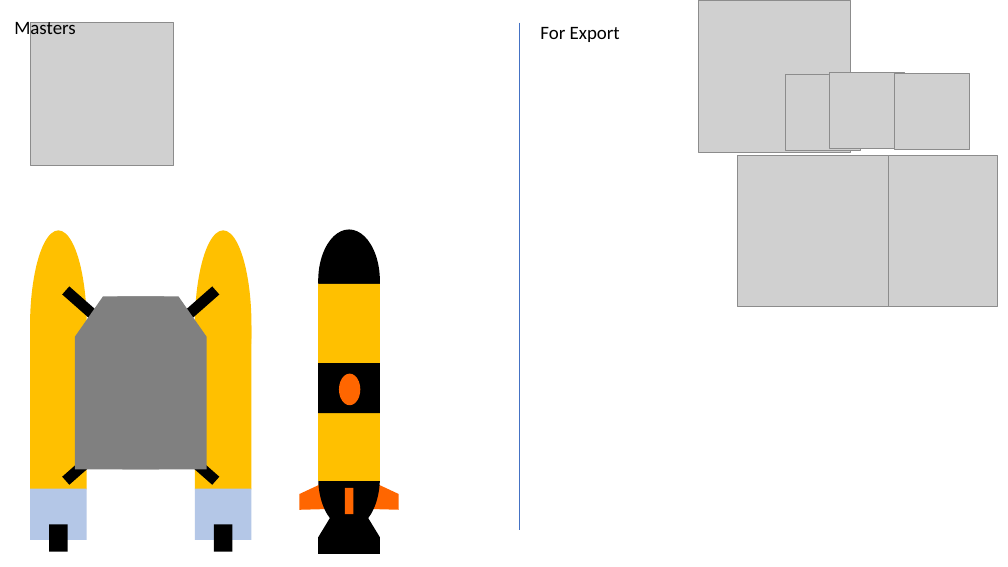
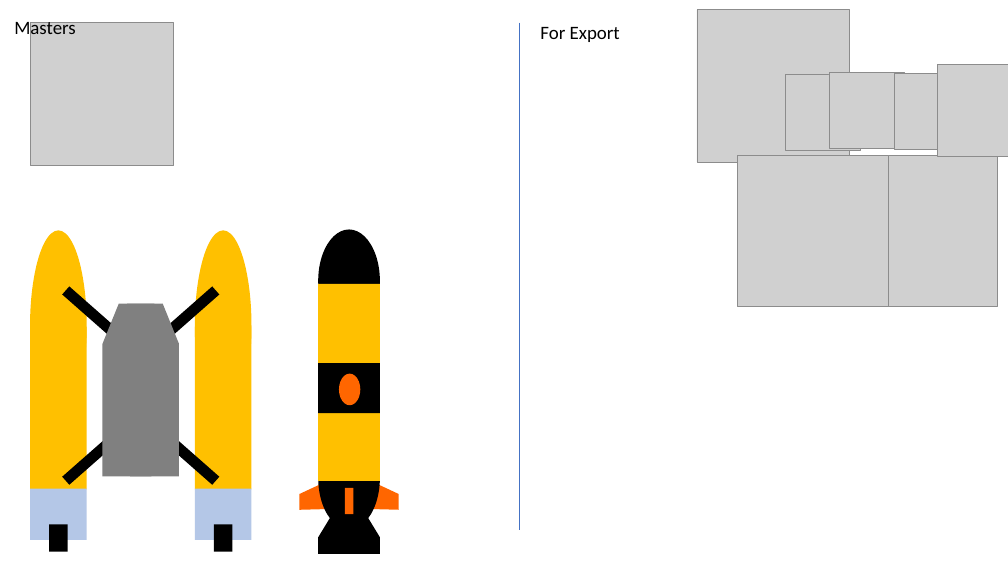
Before and after one commit to Aliasthethird/Python-GUI-Examples, a slide deck: slide 1 of Vehicel art.pptx. Drawn at 1008x567 pixels with LibreOffice and Linux fonts; fonts in the diff are those of the drawing; grey boxes stand for pictures. Boxes give left, top, right and bottom in pixels: in the first picture for what was removed or moved away, otherwise in the second. Text is boxed around its words. In the diff, an @@ line names an element or a change of style, - is before the commit and + after.

Commit message:
update

```diff
--- a/Vehicel art.pptx
+++ b/Vehicel art.pptx
@@ picture: place and size @@
-picture at box(699, 0, 851, 152)
+picture at box(697, 10, 849, 162)
@@ picture added at box(938, 65, 1008, 157) @@
@@ freeform shape: place and size @@
-freeform shape at box(75, 296, 164, 470)
+freeform shape at box(103, 304, 154, 477)
@@ freeform shape: place and size @@
-freeform shape at box(117, 296, 206, 470)
+freeform shape at box(127, 304, 178, 477)
```
